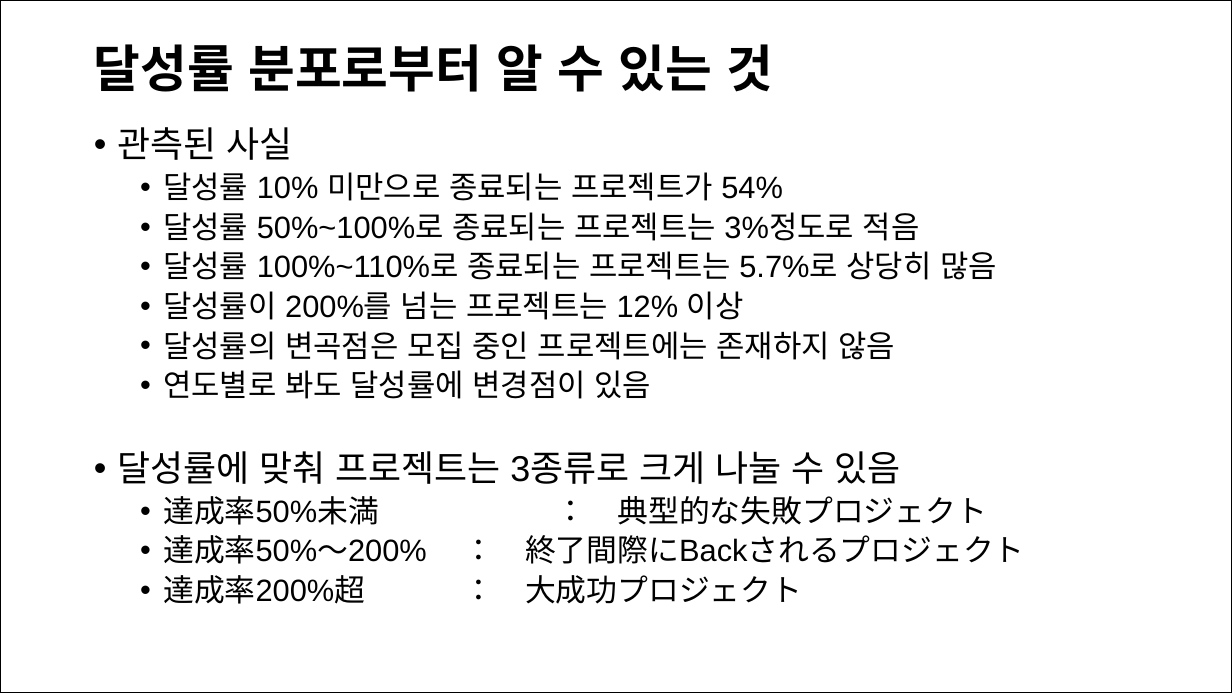
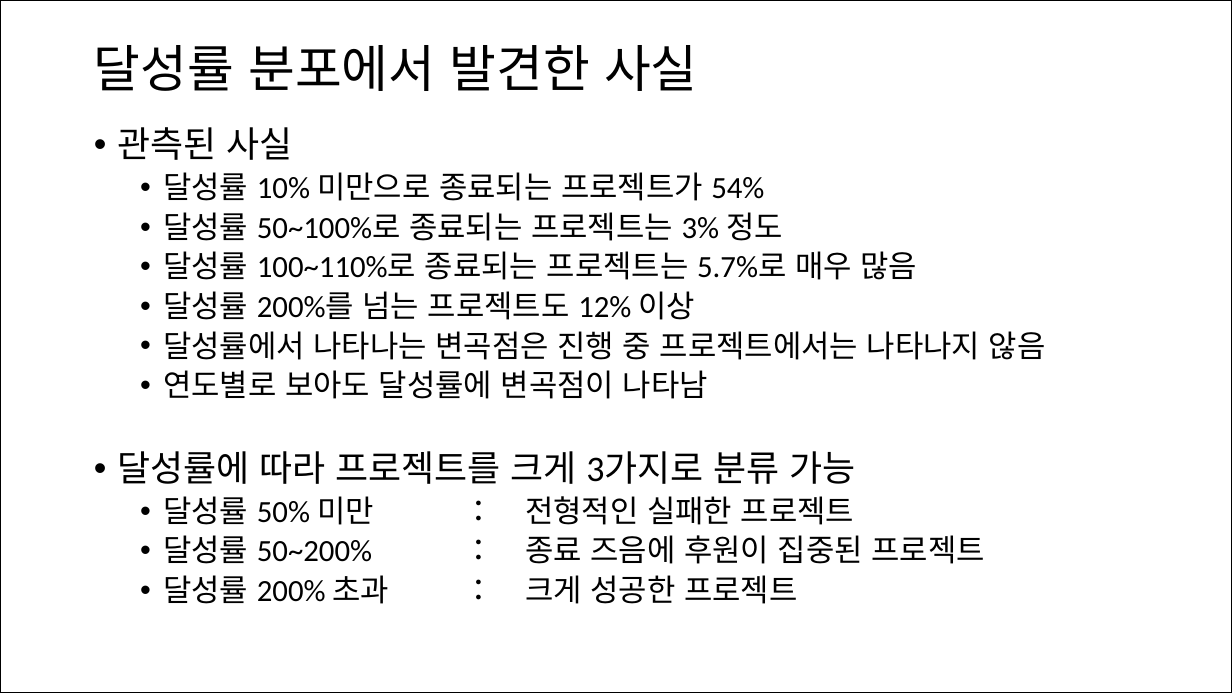
Before and after one commit to oreilly-japan/ml-at-work, a slide deck: slide 9 of chap09/kickstarter_slide.pptx. Drawn at 1232x693 pixels with LibreOffice and Linux fonts; fonts in the diff are those of the drawing. Boxes give left, top, right and bottom in pixels: in the first picture for what was removed or moved away, otherwise in the second. Text is boxed around its words. In the diff, an @@ line names an element or a change of style, - is before the commit and + after.

```diff
--- a/chap09/kickstarter_slide.pptx
+++ b/chap09/kickstarter_slide.pptx
@@ title at box(94, 45, 698, 91): text changed; font Arial to Calibri; bold off @@
-달성률 분포로부터 알 수 있는 것
+달성률 분포에서 발견한 사실
@@ text at box(117, 127, 764, 201): font Arial to Calibri in "관측된 사실", "달성률 10% 미만으로 종료되는 프로젝트가 54%" @@
@@ text at box(117, 212, 1046, 604): text changed; font Arial to Calibri @@
-  • 달성률 50%~100%로 종료되는 프로젝트는 3%정도로 적음
-  • 달성률 100%~110%로 종료되는 프로젝트는 5.7%로 상당히 많음
-  • 달성률이 200%를 넘는 프로젝트는 12% 이상
-  • 달성률의 변곡점은 모집 중인 프로젝트에는 존재하지 않음
-  • 연도별로 봐도 달성률에 변경점이 있음
-• 달성률에 맞춰 프로젝트는 3종류로 크게 나눌 수 있음
-  • 達成率50%未満 ： 典型的な失敗プロジェクト
-  • 達成率50%～200% ： 終了間際にBackされるプロジェクト
-  • 達成率200%超 ： 大成功プロジェクト
+  • 달성률 50~100%로 종료되는 프로젝트는 3% 정도
+  • 달성률 100~110%로 종료되는 프로젝트는 5.7%로 매우 많음
+  • 달성률 200%를 넘는 프로젝트도 12% 이상
+  • 달성률에서 나타나는 변곡점은 진행 중 프로젝트에서는 나타나지 않음
+  • 연도별로 보아도 달성률에 변곡점이 나타남
+• 달성률에 따라 프로젝트를 크게 3가지로 분류 가능
+  • 달성률 50% 미만 ： 전형적인 실패한 프로젝트
+  • 달성률 50~200% ： 종료 즈음에 후원이 집중된 프로젝트
+  • 달성률 200% 초과 ： 크게 성공한 프로젝트
```
Also in this commit, not shown: 12 other slides changed, 6 slides added, 6 slides removed, 8 other files.
